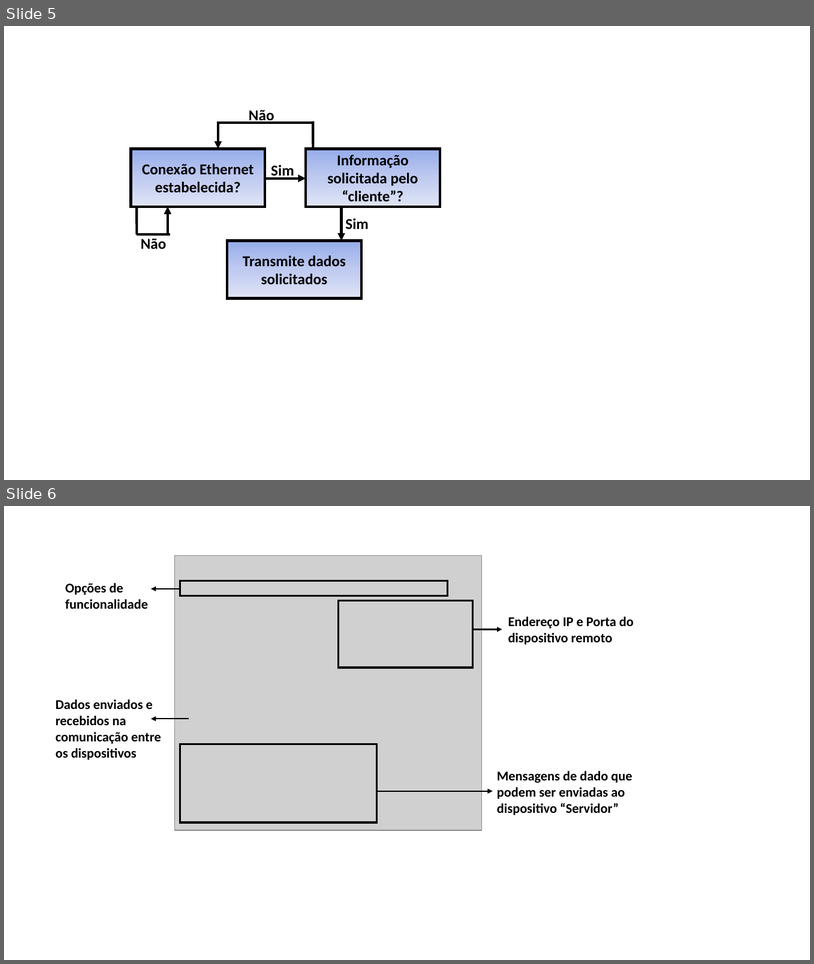
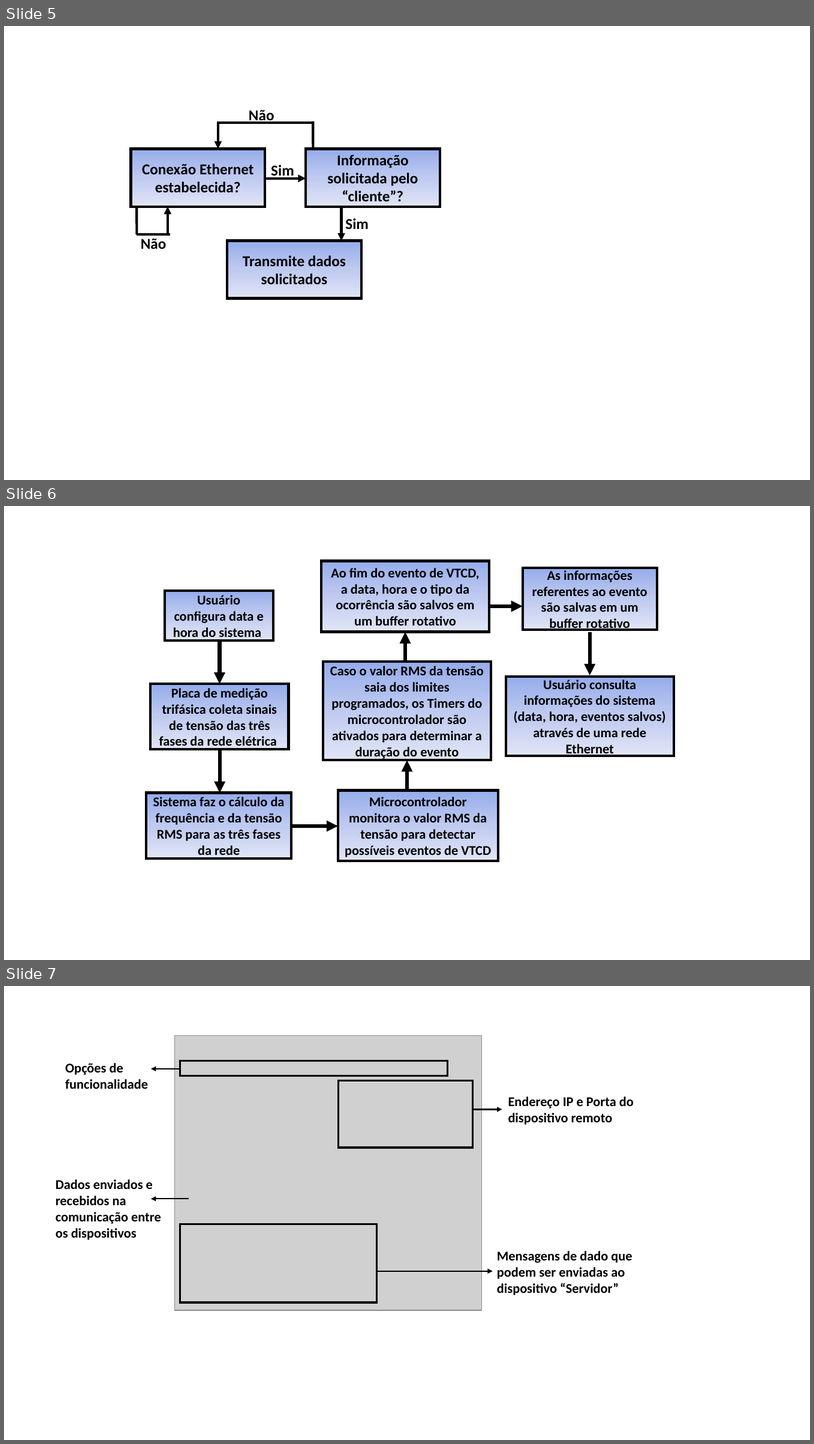
Before and after one commit to GrazianoGabriel/TCC---Trabalho-Final, a slide deck: Figuras/Presentation1.pptx. Shown one above the other, each under a label of ours: slides 5 and 6 before the commit, slides 5, 6 and 7 after it. The pictures are 814x964 and 814x1444 pixels, drawn with LibreOffice and Linux fonts; fonts in the diff are those of the drawing; grey boxes stand for pictures. Boxes give left, top, right and bottom in pixels: in the first picture for what was removed or moved away, otherwise in the second. Text is boxed around its words. In the diff, an @@ line names an element or a change of style, - is before the commit and + after.

```diff
--- a/Figuras/Presentation1.pptx
+++ b/Figuras/Presentation1.pptx
@@ slide 6 added at (x1=4, y1=506, x2=810, y2=960), background #FFFFFF @@
@@ rectangle added at (x1=321, y1=561, x2=490, y2=632), fill gradient #96ABEA to #C0CBF0 to #E0E5F7, outline #000000 3 pt, 16 pt, text #000000, bold @@
+Ao fim do evento de VTCD, a data, hora e o tipo da ocorrência são salvos em um buffer rotativo
@@ rectangle added at (x1=523, y1=568, x2=657, y2=630), fill gradient #96ABEA to #C0CBF0 to #E0E5F7, outline #000000 3 pt, 16 pt, text #000000, bold @@
+As informações referentes ao evento são salvas em um buffer rotativo
@@ rectangle added at (x1=165, y1=590, x2=274, y2=640), fill gradient #96ABEA to #C0CBF0 to #E0E5F7, outline #000000 3 pt, 16 pt, text #000000, bold @@
+Usuário configura data e hora do sistema
@@ arrow added from (490, 606) to (523, 606), #000000 4.5 pt @@
@@ arrow added from (220, 640) to (220, 684), #000000 4.5 pt @@
@@ arrow added from (405, 662) to (405, 632), #000000 4.5 pt @@
@@ arrow added from (590, 632) to (590, 675), #000000 4.5 pt @@
@@ rectangle added at (x1=323, y1=661, x2=492, y2=759), fill gradient #96ABEA to #C0CBF0 to #E0E5F7, outline #000000 3 pt, 16 pt, text #000000, bold @@
+Caso o valor RMS da tensão saia dos limites programados, os Timers do microcontrolador são ativados para determinar a duração do evento
@@ rectangle added at (x1=150, y1=684, x2=288, y2=749), fill gradient #96ABEA to #C0CBF0 to #E0E5F7, outline #000000 3 pt, 16 pt, text #000000, bold @@
+Placa de medição trifásica coleta sinais de tensão das três fases da rede elétrica
@@ rectangle added at (x1=506, y1=676, x2=674, y2=756), fill gradient #96ABEA to #C0CBF0 to #E0E5F7, outline #000000 3 pt, 16 pt, text #000000, bold @@
+Usuário consulta informações do sistema (data, hora, eventos salvos) através de uma rede Ethernet
@@ arrow added from (220, 749) to (220, 793), #000000 4.5 pt @@
@@ arrow added from (408, 790) to (408, 760), #000000 4.5 pt @@
@@ rectangle added at (x1=146, y1=793, x2=291, y2=858), fill gradient #96ABEA to #C0CBF0 to #E0E5F7, outline #000000 3 pt, 16 pt, text #000000, bold @@
+Sistema faz o cálculo da frequência e da tensão RMS para as três fases da rede
@@ rectangle added at (x1=338, y1=790, x2=498, y2=861), fill gradient #96ABEA to #C0CBF0 to #E0E5F7, outline #000000 3 pt, 16 pt, text #000000, bold @@
+Microcontrolador monitora o valor RMS da tensão para detectar possíveis eventos de VTCD
@@ arrow added from (291, 826) to (338, 826), #000000 4.5 pt @@
@@ what was slide 6 is now slide 7 @@
```
Also in this commit, not shown: 22 other files.
